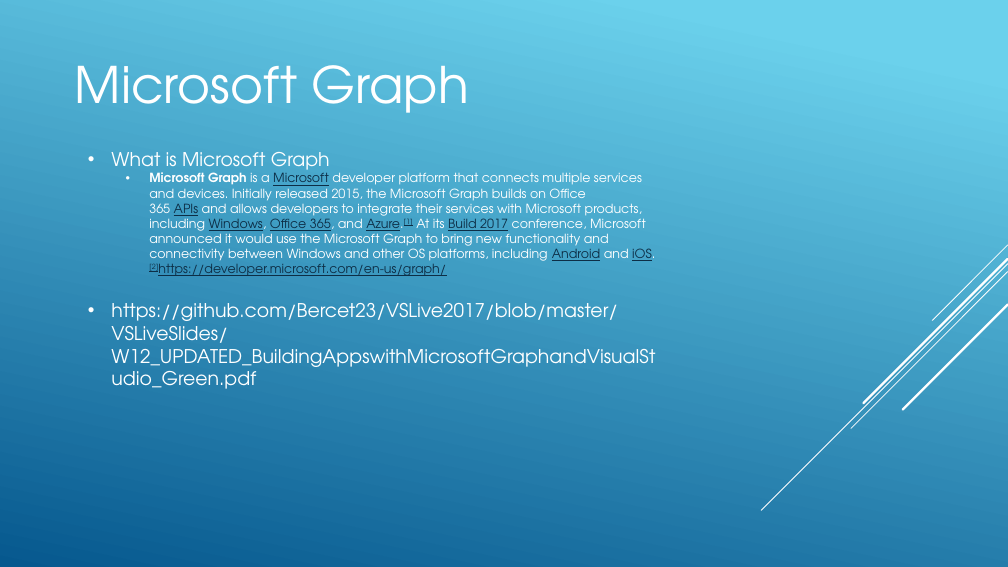
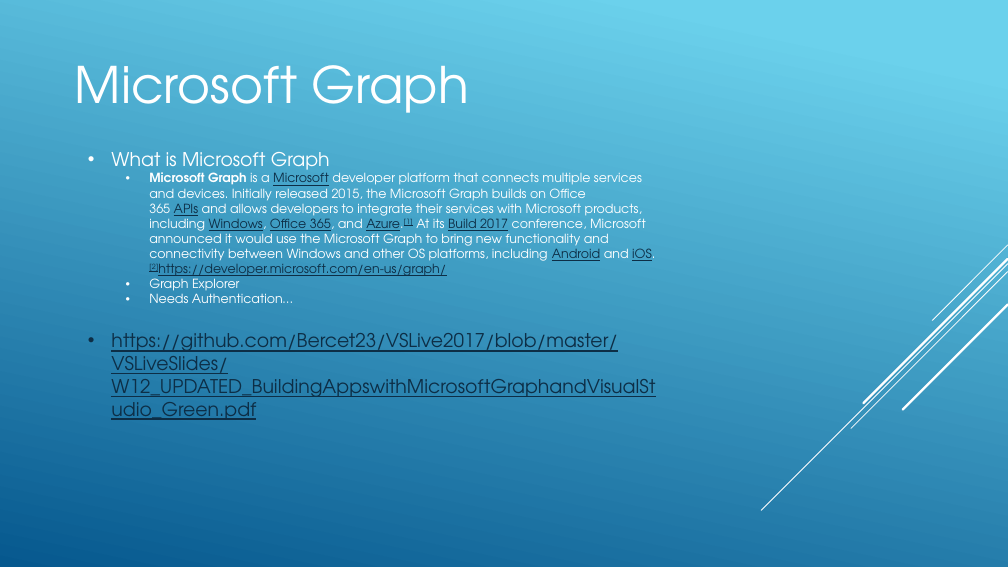
Before and after one commit to Bercet23/VSLive2017, a slide deck: slide 4 of VS LIVE 2017 Chicago.pptx. Drawn at 1008x567 pixels with LibreOffice and Linux fonts; fonts in the diff are those of the drawing. Boxes give left, top, right and bottom in pixels: in the first picture for what was removed or moved away, otherwise in the second. Text is boxed around its words. In the diff, an @@ line names an element or a change of style, - is before the commit and + after.

```diff
--- a/VS LIVE 2017 Chicago.pptx
+++ b/VS LIVE 2017 Chicago.pptx
@@ text at <box>149,278,293,303</box>: paragraphs added @@
+  • Graph Explorer
+  • Needs Authentication…
@@ text at <box>111,333,655,420</box>: text colour #FFFFFF to #0D2E46, underline on in "https://github.com/Bercet23/VSLive2017/blob/master/VSLiveSli ..." @@
```
Also in this commit, not shown: 3 other slides changed, 4 slides added.
